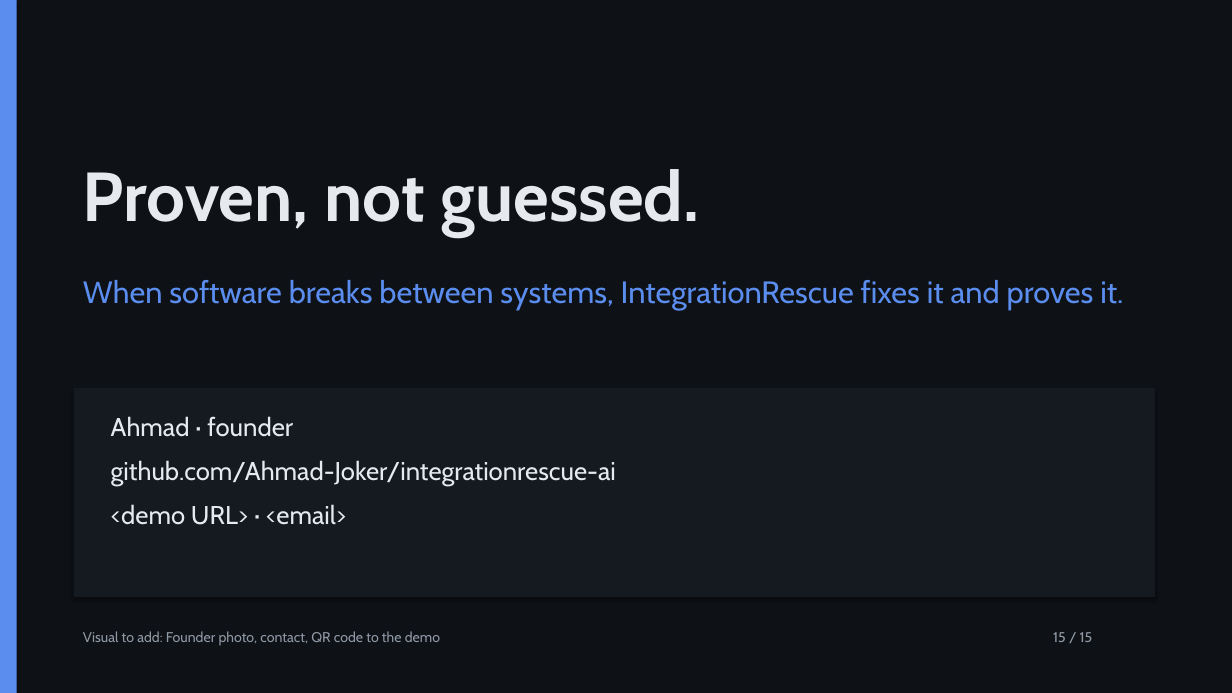
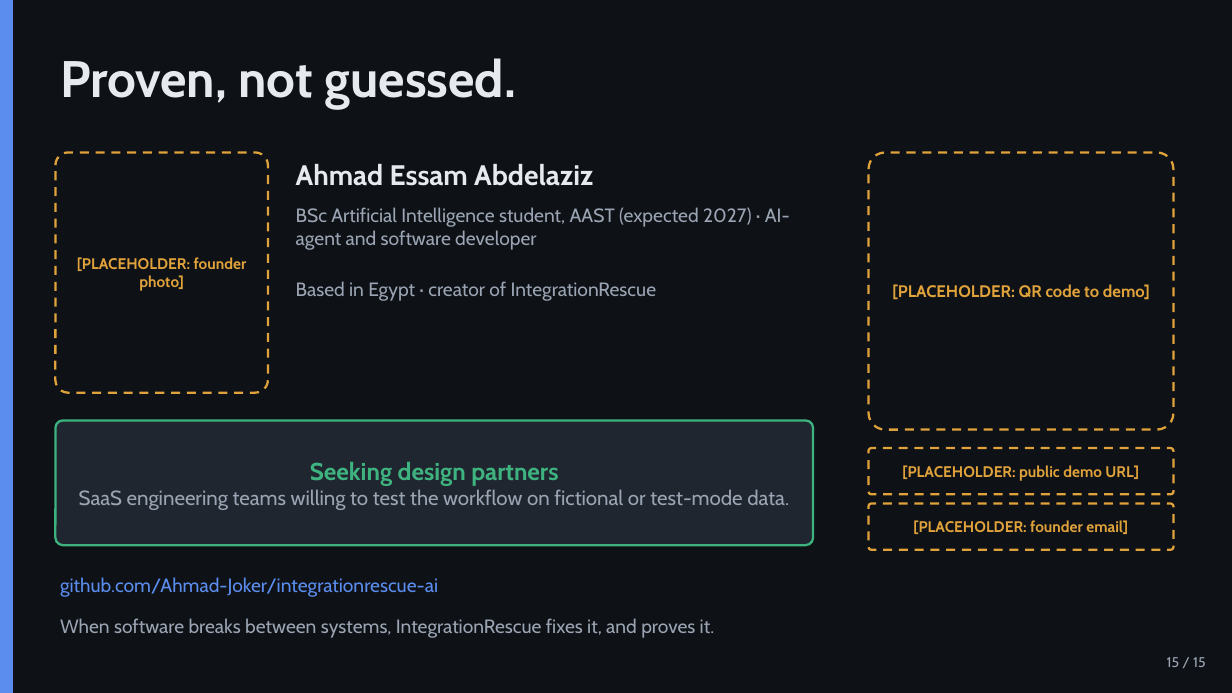
Before and after one commit to Ahmad-Joker/integrationrescue-ai, a slide deck: slide 15 of competition/IntegrationRescue_Competition_Deck.pptx. Drawn at 1232x693 pixels with LibreOffice and Linux fonts; fonts in the diff are those of the drawing. Boxes give left, top, right and bottom in pixels: in the first picture for what was removed or moved away, otherwise in the second. Text is boxed around its words. In the diff, an @@ line names an element or a change of style, - is before the commit and + after.

```diff
--- a/competition/IntegrationRescue_Competition_Deck.pptx
+++ b/competition/IntegrationRescue_Competition_Deck.pptx
@@ rectangle: place and size @@
-rectangle at <box>0,0,17,693</box>
+rectangle at <box>0,0,13,693</box>
@@ rectangle at <box>0,0,13,693</box>: shadow off @@
@@ text "Proven, not guessed.": place and size @@
-text "Proven, not guessed." at <box>83,169,700,237</box>
+text "Proven, not guessed." at <box>60,58,516,108</box>
@@ text "Proven, not guessed." at <box>60,58,516,108</box>: size 54 to 40 pt @@
@@ rounded rectangle added at <box>55,152,268,393</box>, outline #E0A23B 1.75 pt dashed, 12 pt, text #E0A23B, bold @@
+[PLACEHOLDER: founder photo]
@@ text added at <box>296,164,593,186</box>, 22 pt, text #E6E9EE, bold @@
+Ahmad Essam Abdelaziz
@@ rounded rectangle added at <box>869,152,1174,430</box>, outline #E0A23B 1.75 pt dashed, 13 pt, text #E0A23B, bold @@
+[PLACEHOLDER: QR code to demo]
@@ text added at <box>296,207,790,250</box>, 15 pt, text #9AA4B2 @@
+BSc Artificial Intelligence student, AAST (expected 2027) · AI-agent and software developer
@@ text added at <box>296,281,657,301</box>, 15 pt, text #9AA4B2 @@
+Based in Egypt · creator of IntegrationRescue
@@ rectangle removed at <box>74,388,1155,597</box> @@
@@ text at <box>111,416,293,437</box>: paragraph removed @@
-Ahmad · founder
@@ rounded rectangle added at <box>55,421,813,545</box>, fill #1F2630, outline #3FB37F 1.75 pt, 16 pt, text #9AA4B2 @@
+Seeking design partners
+SaaS engineering teams willing to test the workflow on fictional or test-mode data.
@@ rounded rectangle added at <box>869,448,1174,494</box>, outline #E0A23B 1.75 pt dashed, 12 pt, text #E0A23B, bold @@
+[PLACEHOLDER: public demo URL]
@@ text at <box>111,504,346,525</box>: paragraph removed @@
-<demo URL> · <email>
@@ rounded rectangle added at <box>869,504,1174,550</box>, outline #E0A23B 1.75 pt dashed, 12 pt, text #E0A23B, bold @@
+[PLACEHOLDER: founder email]
@@ text "github.com/Ahmad-Joker/integrationrescue-ai": place and size @@
-text "github.com/Ahmad-Joker/integrationrescue-ai" at <box>111,416,616,525</box>
+text "github.com/Ahmad-Joker/integrationrescue-ai" at <box>60,577,438,596</box>
@@ text "github.com/Ahmad-Joker/integrationrescue-ai" at <box>60,577,438,596</box>: size 20 to 15 pt, text colour #E6E9EE to #5B8DEF; less space between paragraphs @@
@@ text at <box>60,618,714,638</box>: text changed; size 24 to 15 pt; text colour #5B8DEF to #9AA4B2 @@
-When software breaks between systems, IntegrationRescue fixes it and proves it.
+When software breaks between systems, IntegrationRescue fixes it, and proves it.
@@ text removed at <box>83,631,440,645</box> @@
-Visual to add: Founder photo, contact, QR code to the demo
@@ text "15 / 15": place and size @@
-text "15 / 15" at <box>1053,632,1093,642</box>
+text "15 / 15" at <box>1167,657,1206,667</box>
@@ text "15 / 15" at <box>1167,657,1206,667</box>: text colour #9099A6 to #9AA4B2; alignment left to right @@
```
Also in this commit, not shown: 11 other slides changed, 3 slides added, 3 slides removed, 37 other files.
